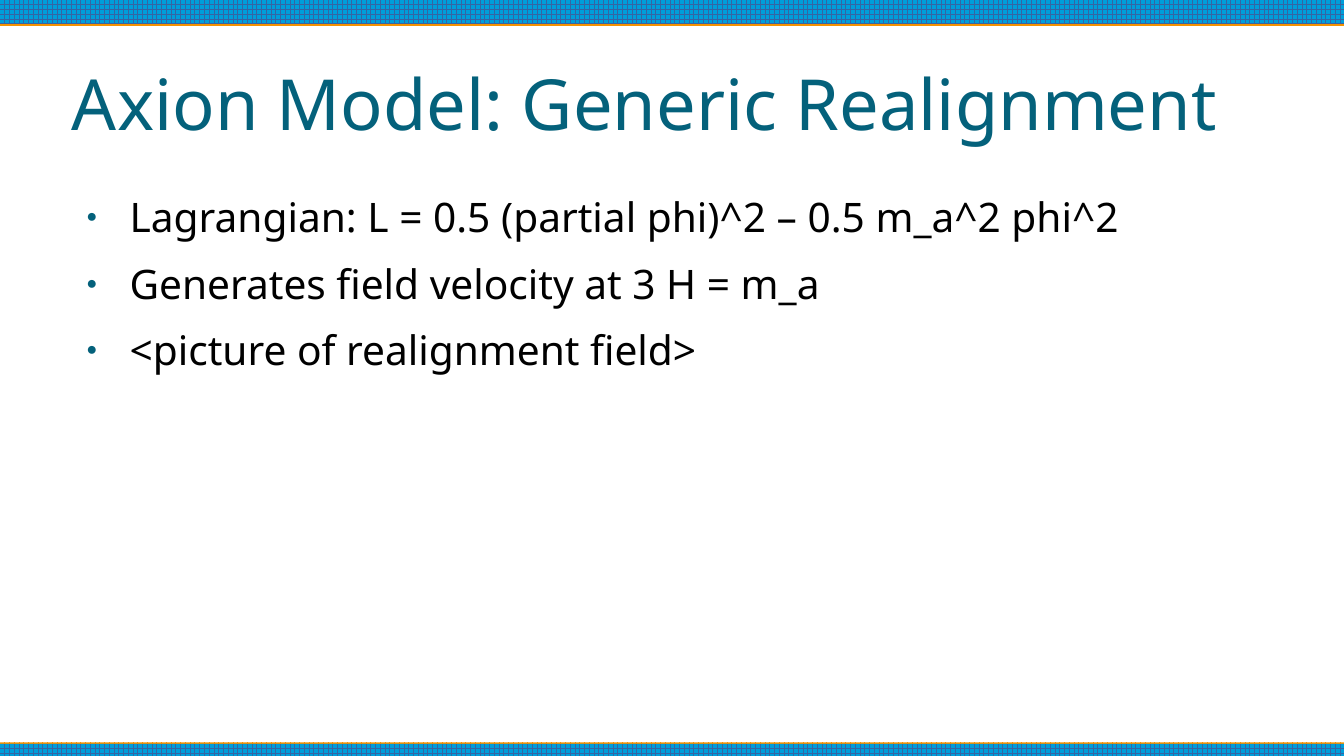
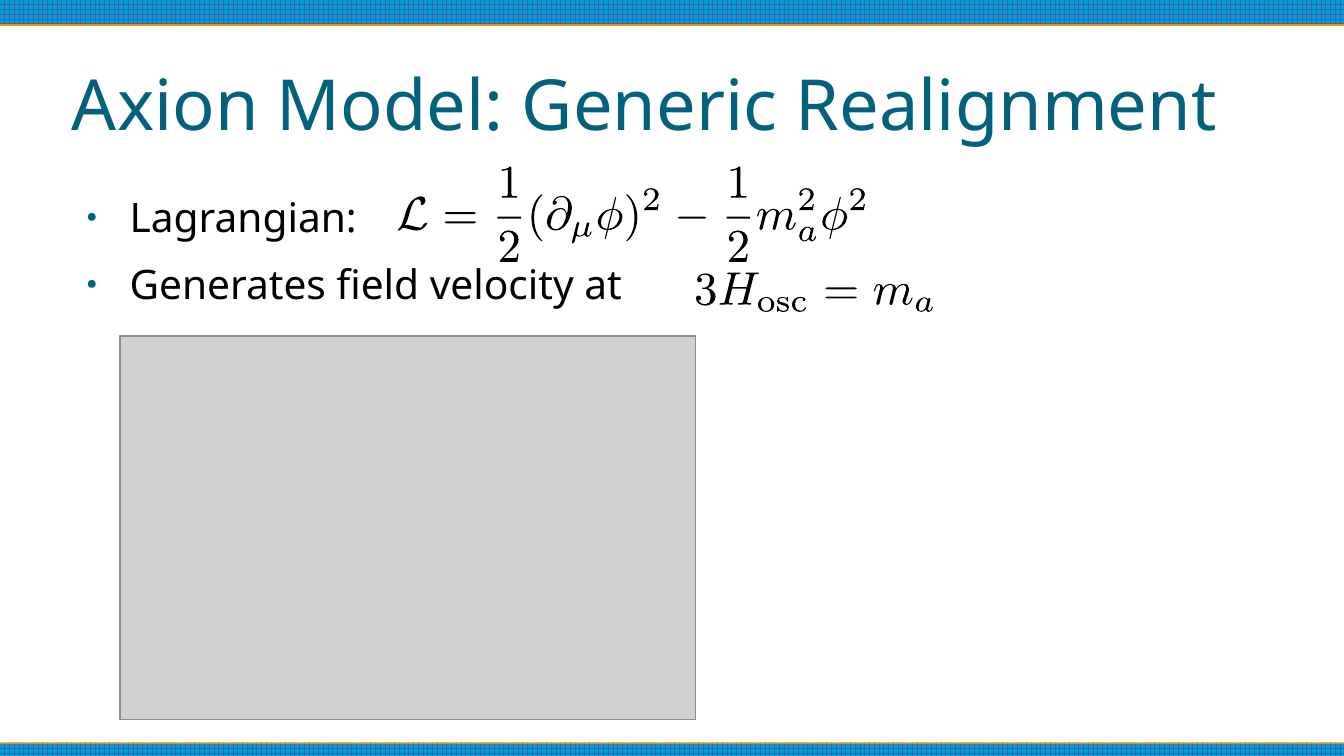
Before and after one commit to anna-jana/masters-project, a slide deck: slide 11 of reports/thesis-talk/presentation.odp. Drawn at 1344x756 pixels with LibreOffice and Linux fonts; fonts in the diff are those of the drawing; grey boxes stand for pictures. Boxes give left, top, right and bottom in pixels: in the first picture for what was removed or moved away, otherwise in the second. Text is boxed around its words. In the diff, an @@ line names an element or a change of style, - is before the commit and + after.

```diff
--- a/reports/thesis-talk/presentation.odp
+++ b/reports/thesis-talk/presentation.odp
@@ text at (130, 202, 621, 309): text changed @@
-● Lagrangian: L = 0.5 (partial phi)^2 – 0.5 m_a^2 phi^2
-● Generates field velocity at 3 H = m_a
-● <picture of realignment field>
+● Lagrangian:
+● Generates field velocity at
@@ group added at (398, 166, 865, 262): 21 freeform shapes @@
@@ group added at (696, 273, 933, 312): 9 freeform shapes @@
@@ picture added at (120, 337, 695, 721) @@
```
Also in this commit, not shown: 6 other slides changed, 1 other file.
